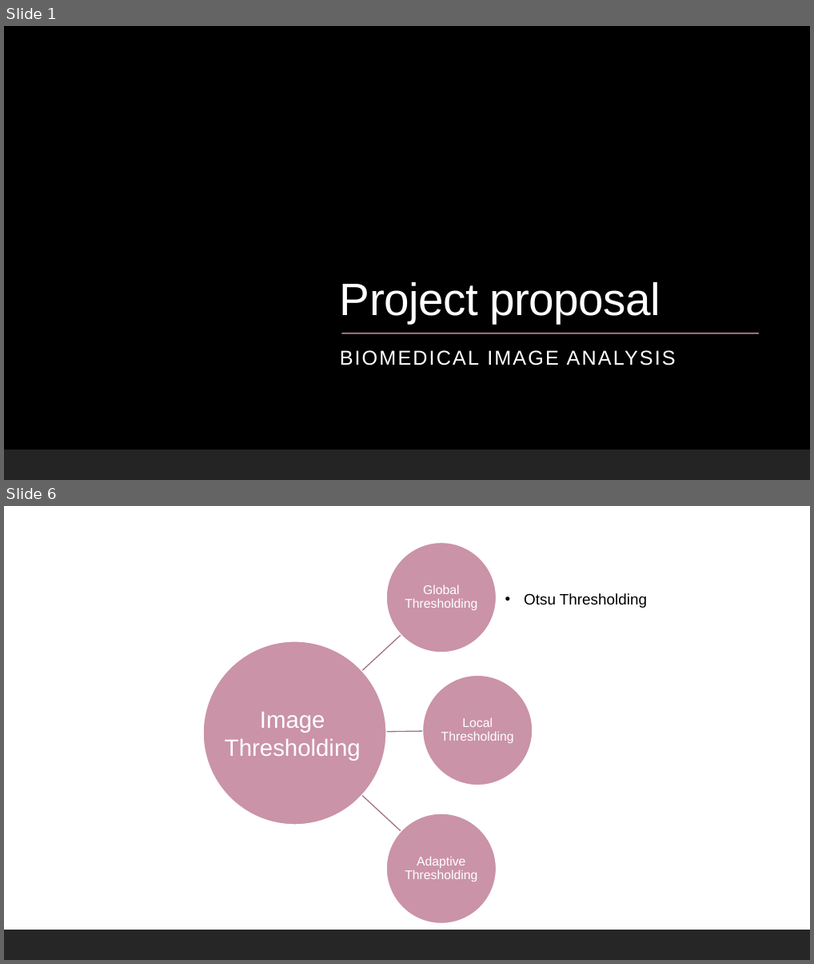
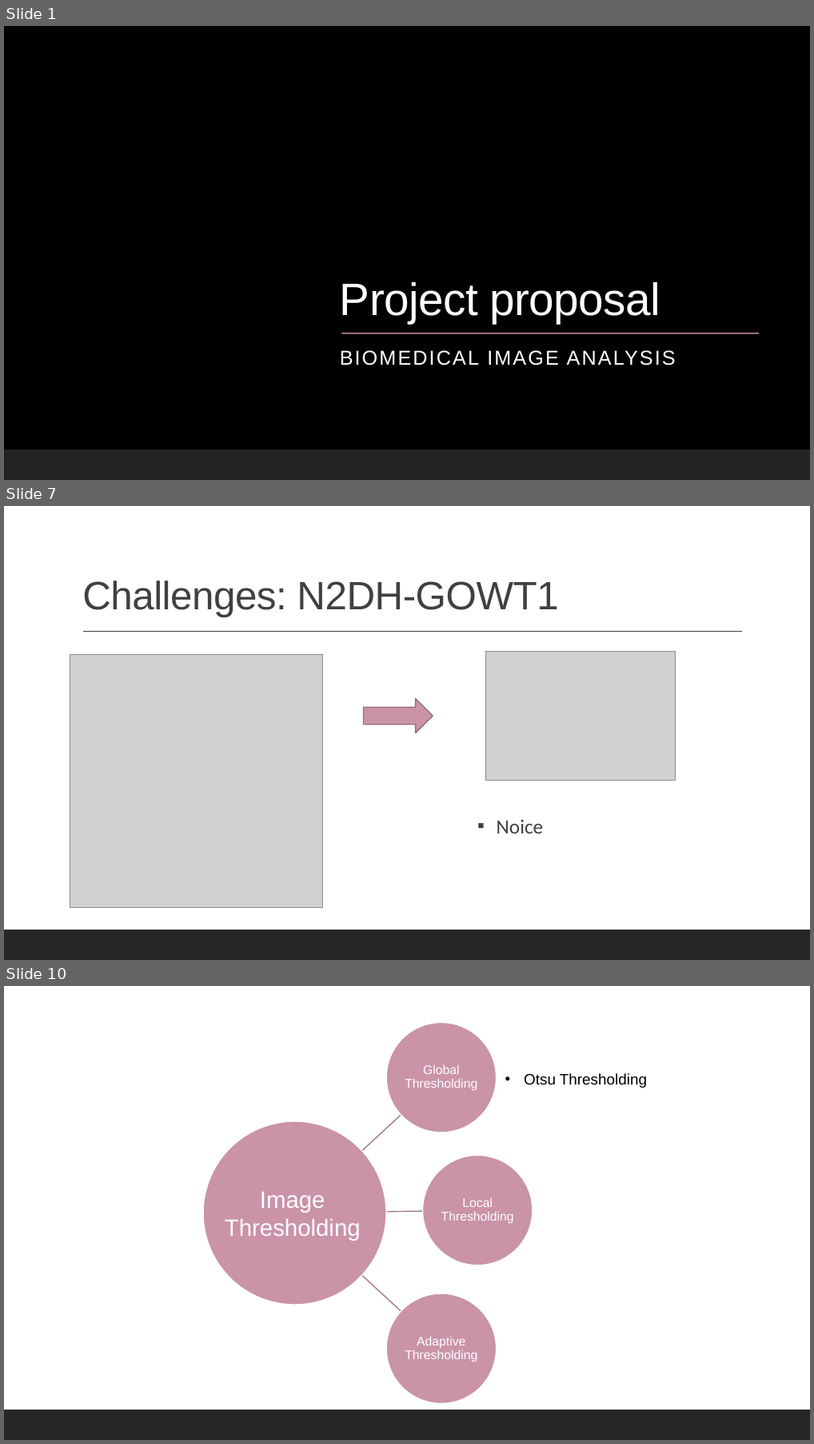
Before and after one commit to datascience-mobi-2022/2022-topic-01-team-04, a slide deck: presentation/layout(2).pptx. Shown one above the other, each under a label of ours: slides 1 and 6 before the commit, slides 1, 7 and 10 after it; the slides between them are not shown. The pictures are 814x964 and 814x1444 pixels, drawn with LibreOffice and Linux fonts; fonts in the diff are those of the drawing; grey boxes stand for pictures; background and template pictures are left out. Boxes give left, top, right and bottom in pixels: in the first picture for what was removed or moved away, otherwise in the second. Text is boxed around its words. In the diff, an @@ line names an element or a change of style, - is before the commit and + after.

```diff
--- a/presentation/layout(2).pptx
+++ b/presentation/layout(2).pptx
@@ slide 7 added at (4,506,810,960), background #FFFFFF; not listed: 1 template element that a slide beside it also shows @@
@@ title added at (82,580,558,617), 47 pt, text #404040 @@
+Challenges: N2DH-GOWT1
@@ line added from (83, 632) to (742, 632), #404040 1 pt @@
@@ picture added at (70,654,323,908) @@
@@ picture added at (486,651,675,780) @@
@@ right arrow added at (364,698,434,733), fill #CA93A7, outline #956D7C 1.25 pt @@
@@ text added at (497,819,543,833), 24 pt, text #404040 @@
+▪ Noice
@@ what was slide 6 is now slide 10 @@
```
Also in this commit, not shown: 3 slides changed, 4 other slides added, 1 slide removed.
